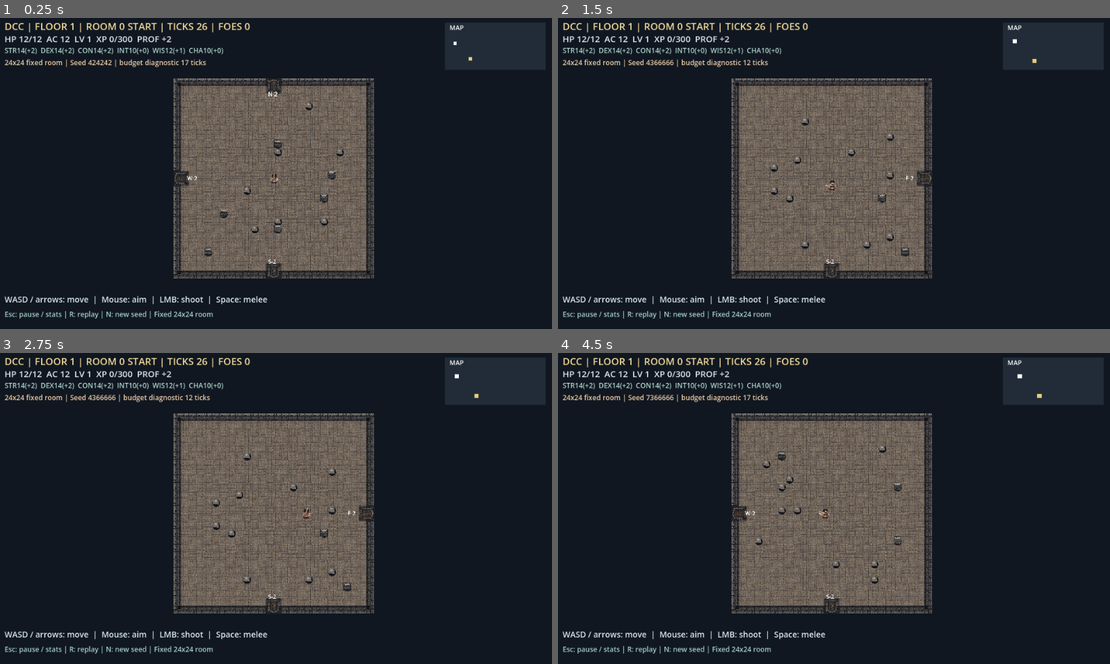
Above: before the commit, frames 1-4 (two rows, left to right).
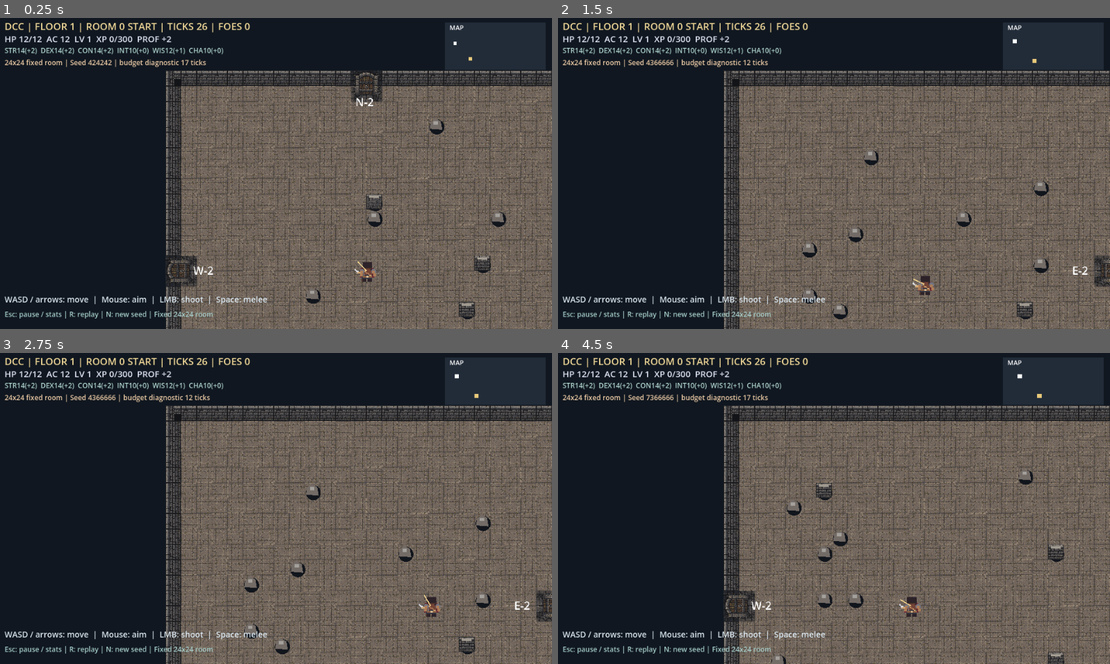
Above: after the commit, the same moments.

Repository: DrFlGd/DCC-Game
Game: Godot game, scene res://scenes/Main.tscn
Same seed, same stepped clock (60 frames per second), same inputs: the game is played once before the commit and once after it.
Inputs (mouse positions are in pixels of both pictures, inside the frame that each line leads up to):
- Up to frame 1 (0.25 s): no input
- Up to frame 2 (1.5 s): tap Enter at 0.5 s; move the mouse to (955, 157) at 0.52 s; hold D 0.53-1.28 s; tap R at 0.6 s; click (955, 157) at 0.67 s; tap Space at 0.77 s; move the mouse to (723, 189) at 1.27 s; hold S from 1.28 s (still down); tap N at 1.35 s
- Up to frame 3 (2.75 s): tap Space at 1.52 s; move the mouse to (331, 440) at 2.02 s; release S at 2.03 s; hold D from 2.03 s (still down); tap R at 2.1 s
- Up to frame 4 (4.5 s): move the mouse to (806, 570) at 2.77 s; release D at 2.78 s; hold W 2.78-3.53 s; tap N at 2.85, 4.35 s; click (806, 570) at 2.92 s; tap Space at 3.02, 3.77 s; move the mouse to (999, 555) at 3.52 s; hold A from 3.53 s (still down); tap R at 3.6 s; move the mouse to (662, 461) at 4.27 s

The runs differ from the first frame. In frame 1, 42% of the frame differs, in the area x 29-100%, y 16-100%; in frame 2, 42%; in frame 3, 42%; in frame 4, 42%.

Commit message:
feat(layout): use 16px tile scale while keeping a fixed 24x24 room

Diff:
--- a/game/scripts/room_layout.gd
+++ b/game/scripts/room_layout.gd
@@ -1,11 +1,11 @@
 extends RefCounted
 ## Fixed 24x24 room in world pixels; window resize changes scale, never tile count.
-const TILE_SIZE := 32
+const TILE_SIZE := 16
 const COLUMNS := 24
 const ROWS := 24
-const ARENA := Rect2(0.0, 0.0, 768.0, 768.0)
+const ARENA := Rect2(0.0, 0.0, 384.0, 384.0)
 const MIN_WINDOW := Vector2(720.0, 480.0)
-const BORDER := 32.0
+const BORDER := 16.0
 
 static func compute(window_size: Vector2) -> Dictionary:
     var view := Vector2(maxf(MIN_WINDOW.x, window_size.x), maxf(MIN_WINDOW.y, window_size.y))
